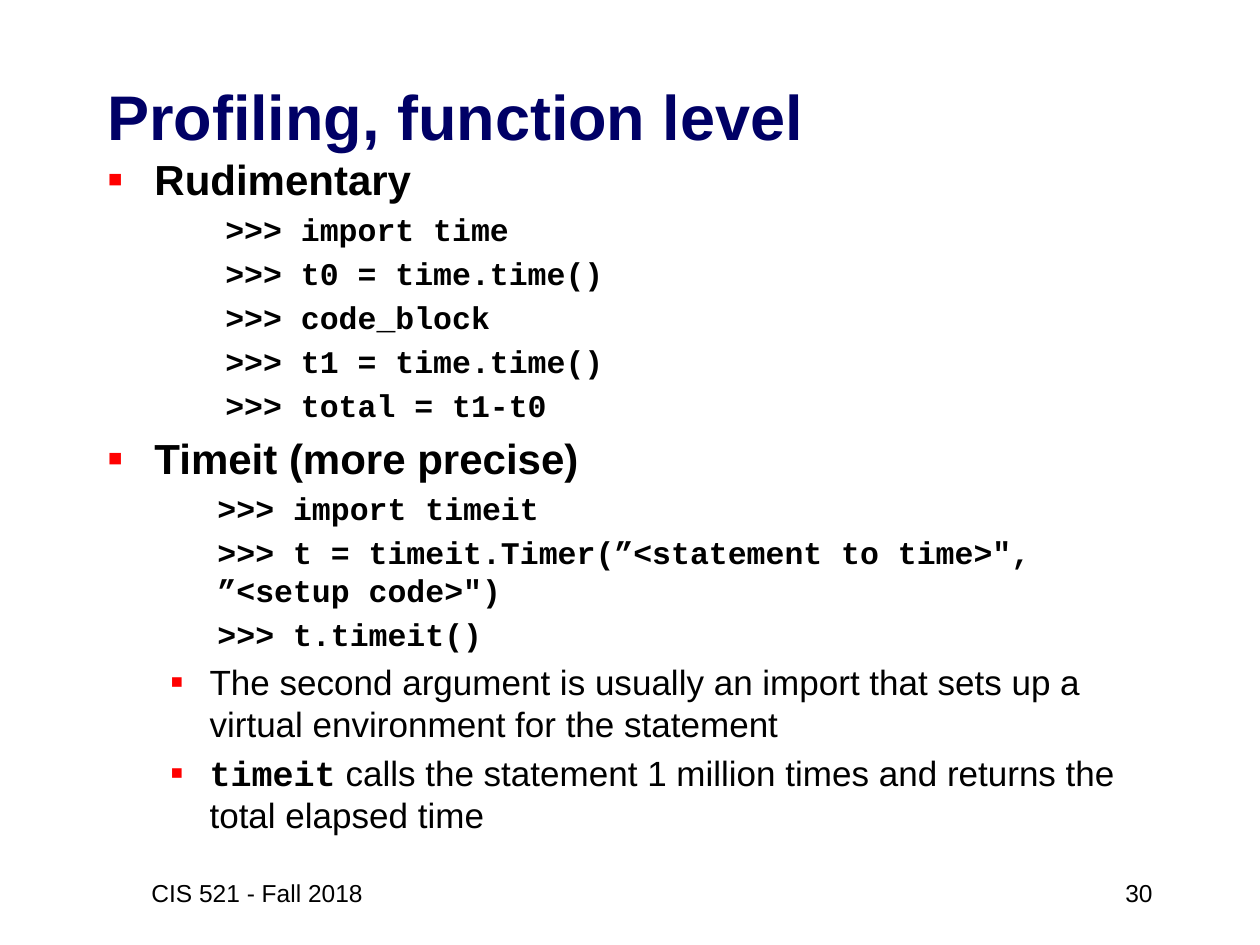
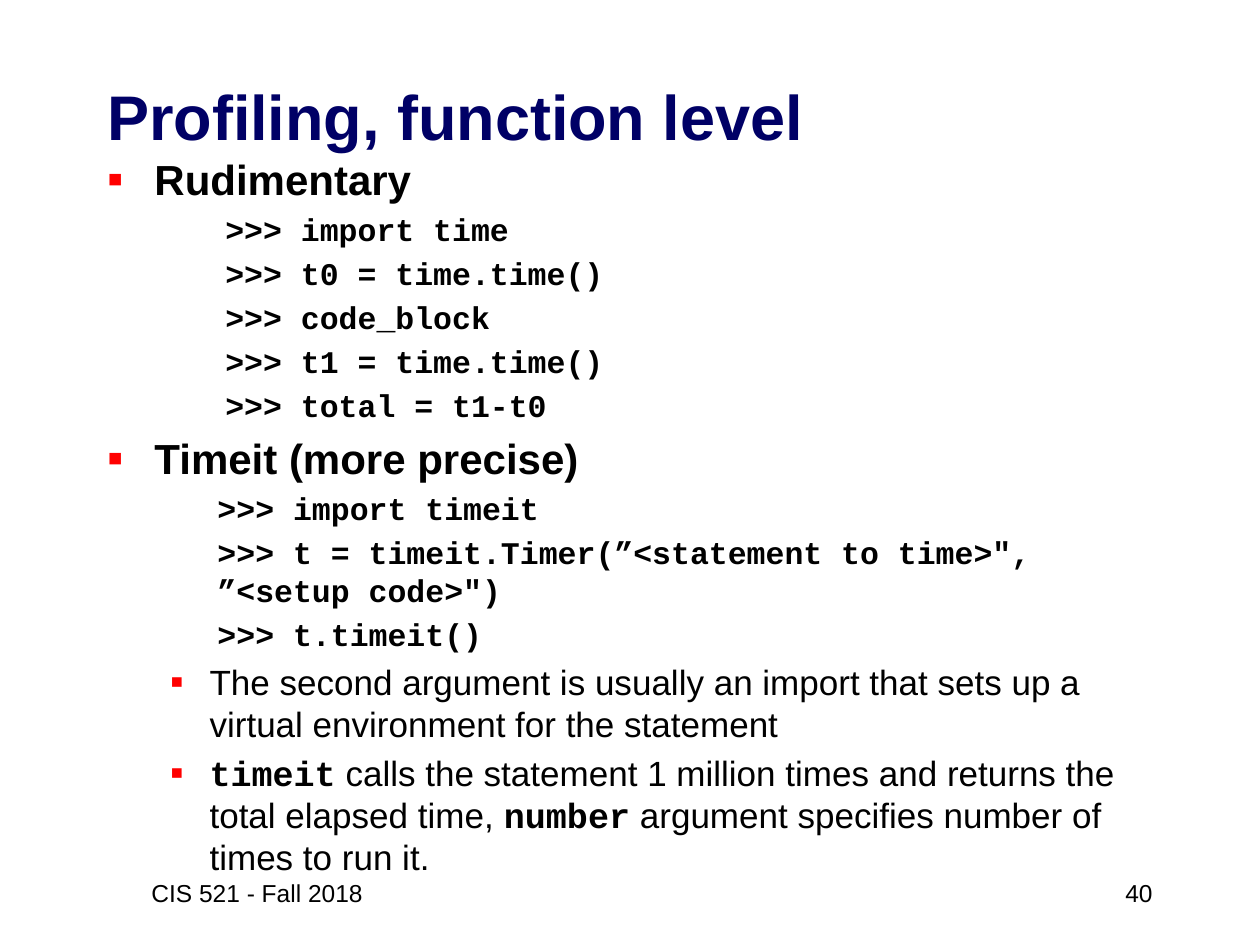
Before and after one commit to artificial-intelligence-class/artificial-intelligence-class.github.io, a slide deck: slide 40 of assets/slides/02-Python3-review2.pptx (slide 30 before the commit). Drawn at 1260x945 pixels with LibreOffice and Linux fonts; fonts in the diff are those of the drawing. Boxes give left, top, right and bottom in pixels: in the first picture for what was removed or moved away, otherwise in the second. Text is boxed around its words. In the diff, an @@ line names an element or a change of style, - is before the commit and + after.

```diff
--- a/assets/slides/02-Python3-review2.pptx
+++ b/assets/slides/02-Python3-review2.pptx
@@ text at (210, 760, 1115, 871): text changed @@
-  ▪ timeit calls the statement 1 million times and returns the total elapsed time
+  ▪ timeit calls the statement 1 million times and returns the total elapsed time, number argument specifies number of times to run it.
@@ page number at (1125, 885, 1152, 903): text changed @@
-30
+40
```
Also in this commit, not shown: 11 other slides changed, 10 slides added, 2 other files.
